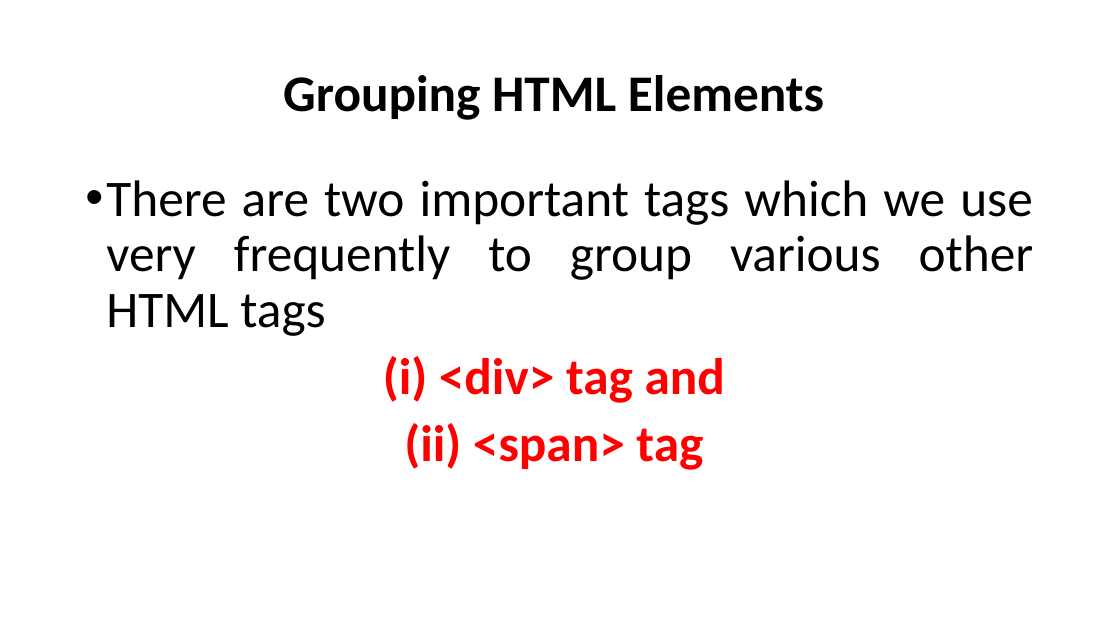
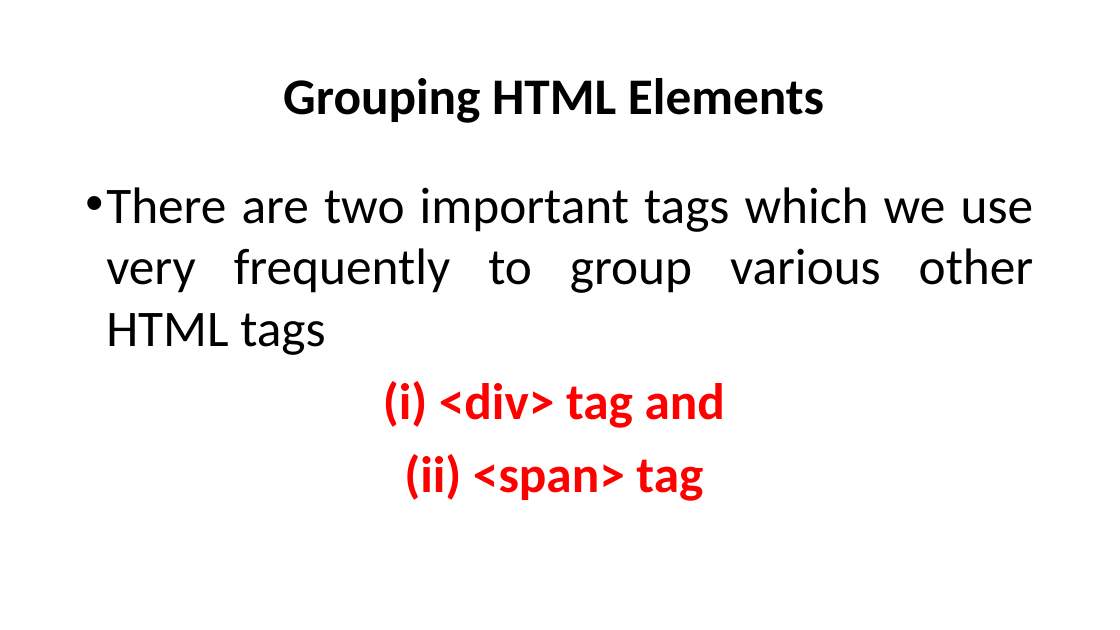
Before and after one commit to emyu10/dipit, a slide deck: slide 1 of docs/modules/web-design/ppts/Grouping-HTML-Elements.pptx. Drawn at 1120x630 pixels with LibreOffice and Linux fonts; fonts in the diff are those of the drawing. Boxes give left, top, right and bottom in pixels: in the first picture for what was removed or moved away, otherwise in the second. Text is boxed around its words. In the diff, an @@ line names an element or a change of style, - is before the commit and + after.

```diff
--- a/docs/modules/web-design/ppts/Grouping-HTML-Elements.pptx
+++ b/docs/modules/web-design/ppts/Grouping-HTML-Elements.pptx
@@ text "Grouping HTML Elements" at (283,78,824,123): line spacing 0.9 to 1 @@
@@ text "There are two important tags ..." at (106,187,1034,501): line spacing 0.9 to 1 @@
```
Also in this commit, not shown: 4 other slides changed, 19 slides removed, 8 other files.
